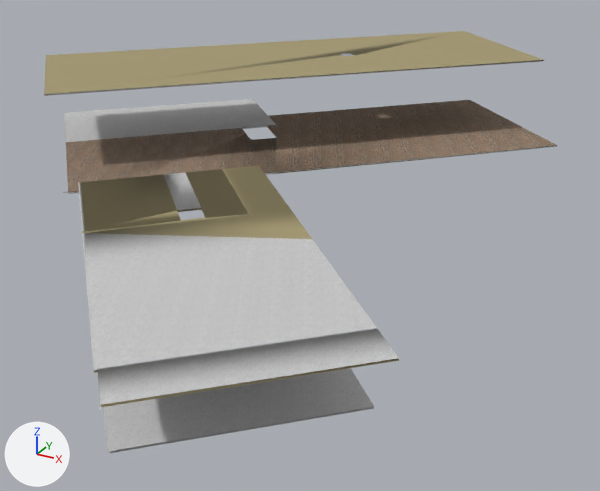
One commit to the COLLADA model dae/podlahy_pud.dae: the scene before it, then after it.
One viewpoint serves both versions: a camera (50 mm lens) standing at (31.6, -3.8, 15.8) and looking at (19.4, 18.3, 4.8). The axes (+X, +Y, +Z) are drawn at lower left. The lights are the same throughout. Vertices at the same position are counted once.

The first picture shows 'SketchUp'.
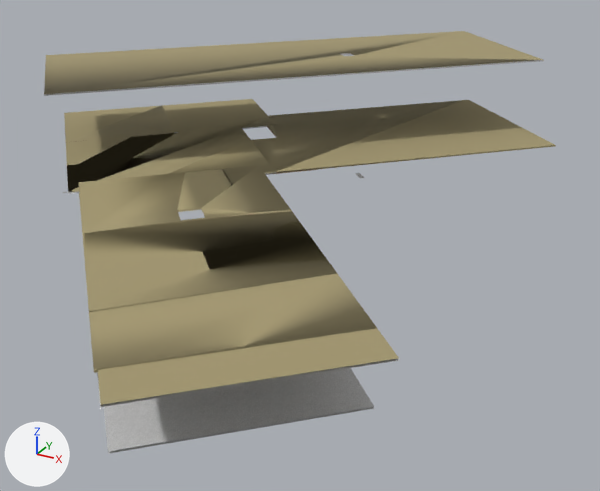
What differs and where, as boxes [x1, y1, x2, y2] in the pictures (600 x 491 px):
'SketchUp', reshaped
    before: [44, 31, 557, 454]
    after: [44, 31, 556, 454]
part 1 of me_sketchup, built on
    before: [251, 139, 557, 173]
    after: [70, 100, 556, 192]
part 2 of me_sketchup, recoloured (grey to beige)
    both: [64, 99, 399, 405]
part 3 of me_sketchup, recoloured
    both: [66, 100, 462, 192]

The change, as a diff of the scene's bpy script:
```diff
--- a/dae/podlahy_pud.dae.py
+++ b/dae/podlahy_pud.dae.py
@@ img_wood_lumber_buttjoined_jpg @@
+img_wood_lumber_buttjoined_jpg = load_image('Wood_Lumber_ButtJoined.jpg', 'podlahy_pud/Wood_Lumber_ButtJoined.jpg', 512, 256, 'sRGB')
@@ mat_wood_lumber_buttjoined @@
+mat_wood_lumber_buttjoined = principled_material('Wood_Lumber_ButtJoined')
+mat_wood_lumber_buttjoined.texture = img_wood_lumber_buttjoined_jpg
+mat_wood_lumber_buttjoined.roughness = 0.9
@@ me_sketchup @@
 # used by ob_sketchup; location = (0.0, 0.0, 0.0)
-me_sketchup.from_pydata(...)  # 712 vertices, 1327 faces; spans x 7.4..26.7, y 4.9..31.3, z 5.7..10.0
+me_sketchup.from_pydata(...)  # 764 vertices, 1427 faces; spans x 7.4..26.7, y 4.9..31.3, z 3.9..10.0
+# me_sketchup part 1: 6 vertices moved within x 16.1..16.2, y 20.6, z 7.3..7.4; 16 vertices removed from x 15.6..26.0, y 15.0..24.8, z 7.3..7.4; 61 vertices added at x 14.1..25.9, y 13.7..29.7, z 7.3..7.6
+# me_sketchup part 2: 62 faces spanning x 7.4..26.7, y 5.0..25.8, z 7.3..7.7 switch from mat_cladding_stucco_white (picture img_cladding_stucco_white_jpg) to mat_wood_lumber_buttjoined_5 (beige #a49870)
+# me_sketchup part 3: 10 faces spanning x 10.4..21.0, y 13.4..29.5, z 7.3..7.4 switch from mat_wood_lumber_buttjoined_4 (picture img_wood_lumber_buttjoined_4_jpg) to mat_wood_lumber_buttjoined_5 (beige #a49870)
 me_sketchup.materials.append(mat_material_20)
 me_sketchup.materials.append(mat_modern_siding)
-me_sketchup.materials.append(mat_wood_fence_2)  # picture img_wood_fence_2_jpg
 me_sketchup.materials.append(mat_material)
 me_sketchup.materials.append(mat_material_0)
+me_sketchup.materials.append(mat_wood_lumber_buttjoined)  # picture img_wood_lumber_buttjoined_jpg
```
